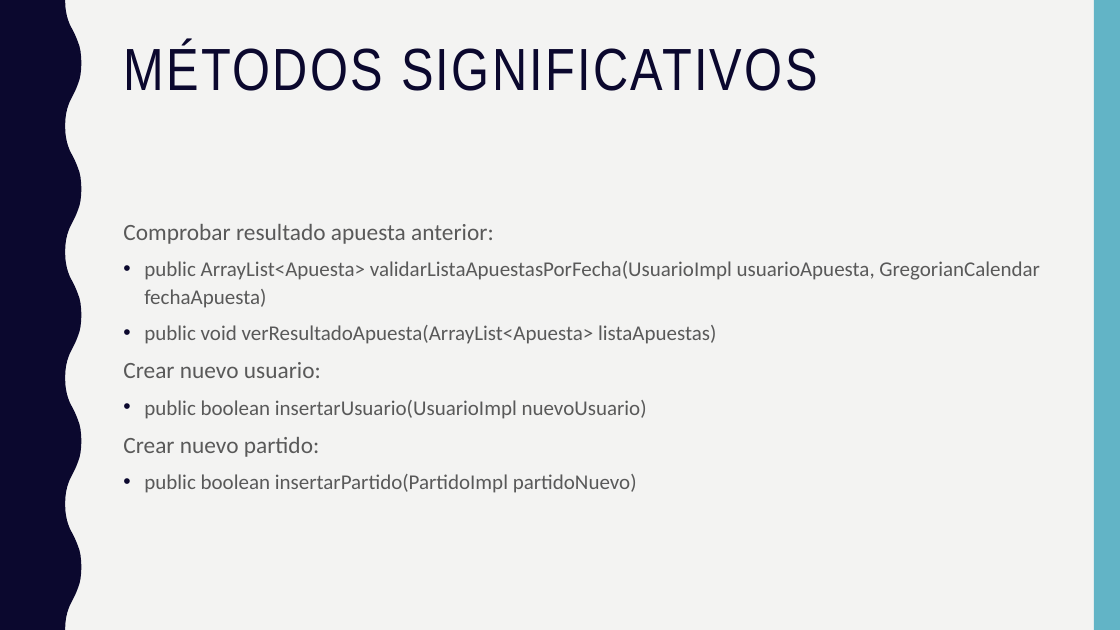
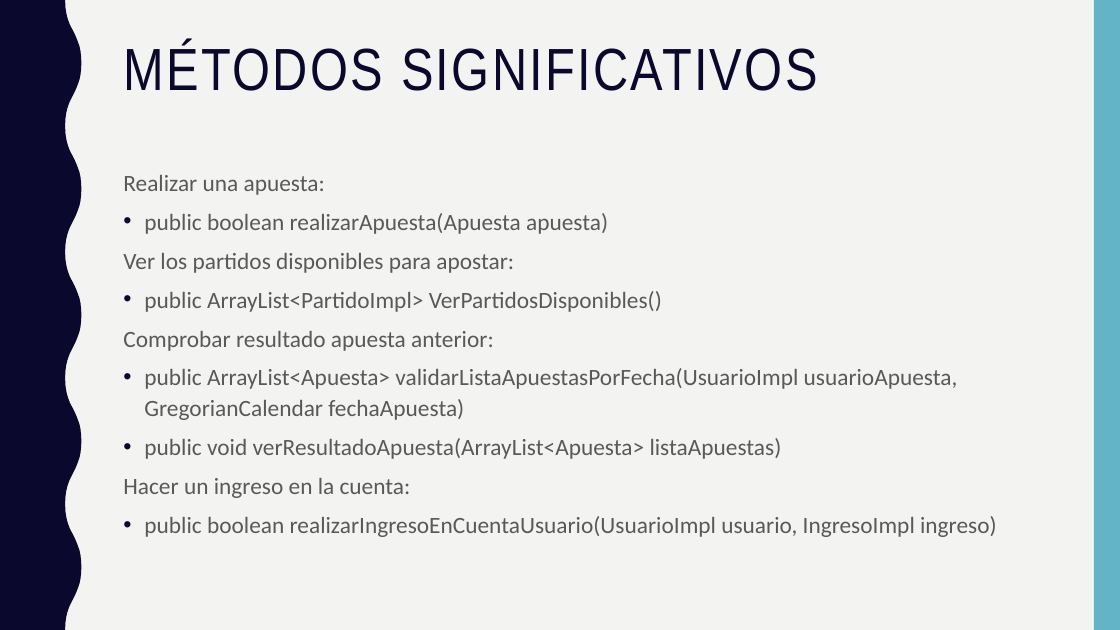
Before and after one commit to randomkwiz/ejercicioApuestasJDBC, a slide deck: slide 5 of ApuestasJDBC.pptx. Drawn at 1120x630 pixels with LibreOffice and Linux fonts; fonts in the diff are those of the drawing. Boxes give left, top, right and bottom in pixels: in the first picture for what was removed or moved away, otherwise in the second. Text is boxed around its words. In the diff, an @@ line names an element or a change of style, - is before the commit and + after.

Commit message:
PowerPoint con métodos más significativos

```diff
--- a/ApuestasJDBC.pptx
+++ b/ApuestasJDBC.pptx
@@ text "Realizar una apuesta:": place and size @@
-text "Realizar una apuesta:" at [123, 224, 1040, 493]
+text "Realizar una apuesta:" at [123, 175, 997, 537]
@@ text at [123, 175, 662, 312]: paragraphs added @@
+Realizar una apuesta:
+• public boolean realizarApuesta(Apuesta apuesta)
+Ver los partidos disponibles para apostar:
+• public ArrayList<PartidoImpl> VerPartidosDisponibles()
@@ text at [144, 368, 958, 459]: size 18 to 20 pt in "public ArrayList<Apuesta> validarListaApuestasPorFecha(Usuar ...", "public void verResultadoApuesta(ArrayList<Apuesta> listaApue ..." @@
@@ text at [123, 478, 997, 537]: text changed; size 18 to 20 pt @@
-Crear nuevo usuario:
-• public boolean insertarUsuario(UsuarioImpl nuevoUsuario)
-Crear nuevo partido:
-• public boolean insertarPartido(PartidoImpl partidoNuevo)
+Hacer un ingreso en la cuenta:
+• public boolean realizarIngresoEnCuentaUsuario(UsuarioImpl usuario, IngresoImpl ingreso)
```
Also in this commit, not shown: 2 slides added.
